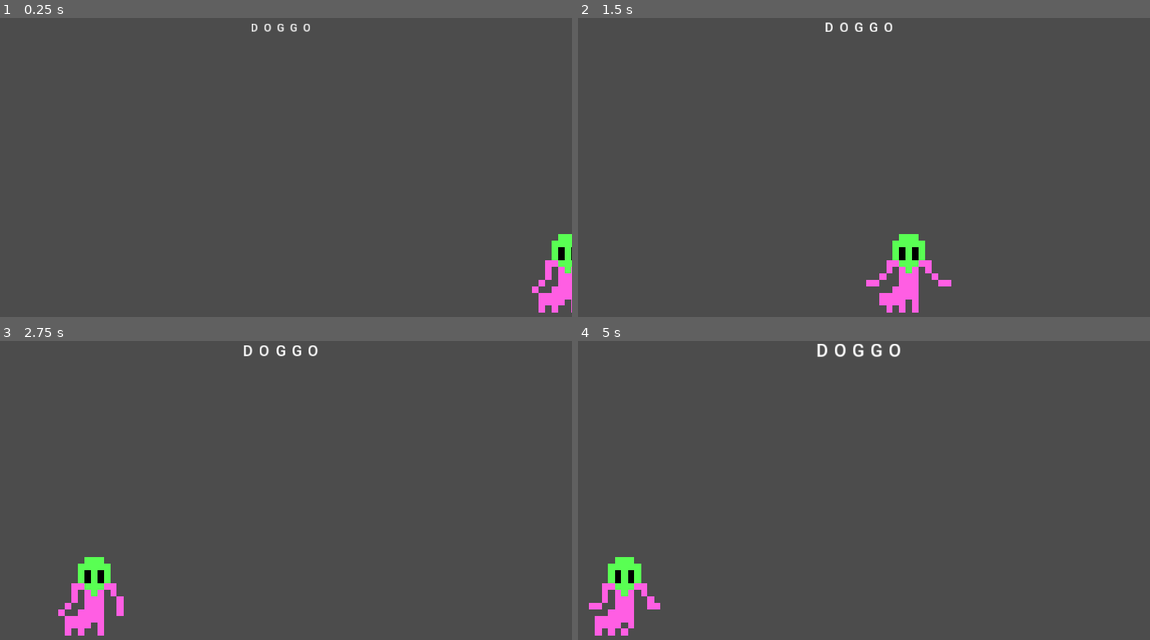
Above: before the commit, frames 1-4 (two rows, left to right).
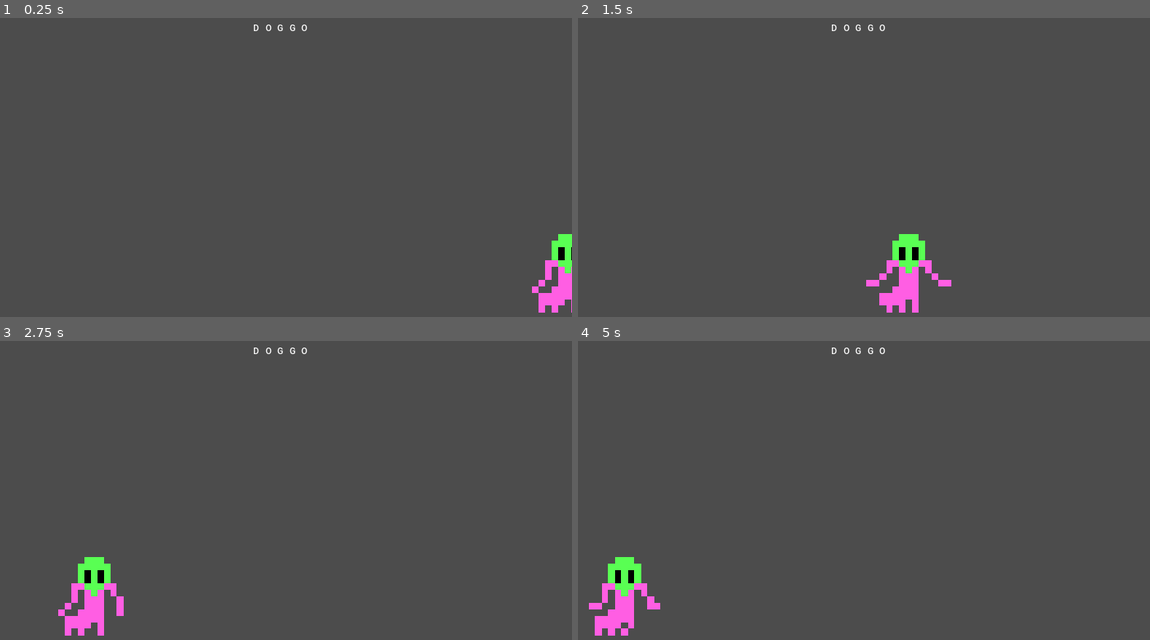
Above: after the commit, the same moments.

Repository: the-g-force/FamJam-February2021
Game: Godot game, scene res://src/GameplayLevel.tscn
Same seed, same stepped clock (60 frames per second), same inputs: the game is played once before the commit and once after it. This scene is started directly instead of the project's main scene.
Inputs:
- Up to frame 1 (0.25 s): no input
- Up to frame 2 (1.5 s): tap Enter at 0.5 s
- Up to frame 3 (2.75 s): no input
- Up to frame 4 (5 s): no input

The runs differ from the first frame. In frame 1, 0.1% of the frame differs, in the area x 44-55%, y 1-5%; in frame 2, 0.2%; in frame 3, 0.2%; in frame 4, 0.3%, in the area x 41-57%, y 0-6%.

Commit message:
Implement FancyWord attempt and is_complete

Diff:
--- a/project/src/FancyLetter.gd
+++ b/project/src/FancyLetter.gd
@@ -1 +1,12 @@
 extends Label
+
+
+func _ready():
+	# Each letter needs its own font so that they can be independently
+	# animated (e.g. change the size of one and not the others)
+	var font = DynamicFont.new()
+	font.font_data = preload("res://assets/fonts/Roboto-Medium.ttf")
+	add_font_override("font", font)
+
+func animate():
+	$AnimationPlayer.play("Awful")
--- a/project/src/FancyLetter.tscn
+++ b/project/src/FancyLetter.tscn
@@ -1,11 +1,6 @@
-[gd_scene load_steps=5 format=2]
+[gd_scene load_steps=3 format=2]
 
 [ext_resource path="res://src/FancyLetter.gd" type="Script" id=1]
-[ext_resource path="res://assets/fonts/Roboto-Medium.ttf" type="DynamicFontData" id=2]
-
-[sub_resource type="DynamicFont" id=1]
-use_filter = true
-font_data = ExtResource( 2 )
 
 [sub_resource type="Animation" id=2]
 resource_name = "Awful"
@@ -25,12 +20,10 @@
 }
 
 [node name="FancyLetter" type="Label"]
-custom_fonts/font = SubResource( 1 )
 script = ExtResource( 1 )
 __meta__ = {
 "_edit_use_anchors_": false
 }
 
 [node name="AnimationPlayer" type="AnimationPlayer" parent="."]
-autoplay = "Awful"
 anims/Awful = SubResource( 2 )
--- a/project/src/FancyWord.gd
+++ b/project/src/FancyWord.gd
@@ -4,6 +4,7 @@
 
 var word:String = "DOggo"
 
+var _next_letter := 0
 
 func _ready():
 	word = word.to_upper()
@@ -19,9 +20,15 @@
 		add_child(fancy_letter)
 
 
-func attempt(letter) -> bool:
-	return false
+func attempt(letter:String) -> bool:
+	letter = letter.to_upper()
+	if letter == word[_next_letter]:
+		get_child(_next_letter).animate()
+		_next_letter += 1
+		return true
+	else:
+		return false
 
 
 func is_complete() -> bool:
-	return false
+	return _next_letter == word.length()
